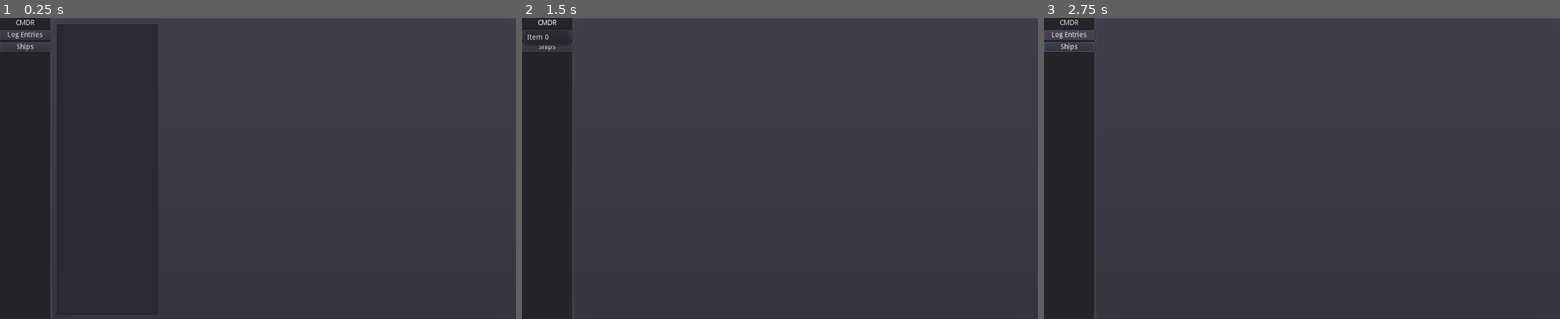
Above: before the commit, frames 1-3 (left to right).
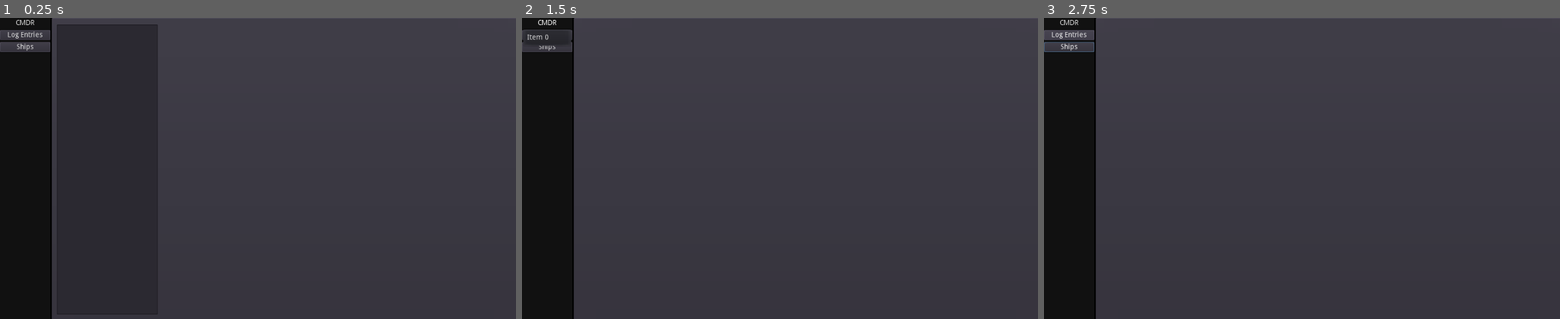
Above: after the commit, the same moments.

Repository: DigitalKI/EDTPT
Game: Godot game, scene res://MainContainer.tscn
Same seed, same stepped clock (60 frames per second), same inputs: the game is played once before the commit and once after it.
Inputs:
- Up to frame 1 (0.25 s): no input
- Up to frame 2 (1.5 s): click "Ships" at 0.5 s; click "CMDR" at 1.25 s
- Up to frame 3 (2.75 s): click "Log Entries" at 2 s

The runs differ from the first frame. In frame 1, 0.4% of the frame differs, in the area x 9-11%, y 0-100%; in frame 2, 0.4%; in frame 3, 0.4%.

Commit message:
Transparency

Diff:
--- a/MainContainer.gd
+++ b/MainContainer.gd
@@ -3,6 +3,7 @@
 
 # Called when the node enters the scene tree for the first time.
 func _ready():
+	get_tree().get_root().set_transparent_background(true)
 	pass # Replace with function body.
 
 
--- a/MainContainer.tscn
+++ b/MainContainer.tscn
@@ -1,12 +1,17 @@
-[gd_scene load_steps=4 format=2]
+[gd_scene load_steps=6 format=2]
 
 [ext_resource path="res://TabScreens/JournalReader.tscn" type="PackedScene" id=1]
 [ext_resource path="res://MainContainer.gd" type="Script" id=2]
 [ext_resource path="res://TabScreens/Ships.tscn" type="PackedScene" id=3]
+[ext_resource path="res://TabScreens/DefaultTheme.tres" type="Theme" id=4]
+
+[sub_resource type="StyleBoxFlat" id=1]
+bg_color = Color( 0.6, 0.6, 0.6, 0.113725 )
 
 [node name="MainContainer" type="HBoxContainer"]
 anchor_right = 1.0
 anchor_bottom = 1.0
+theme = ExtResource( 4 )
 script = ExtResource( 2 )
 __meta__ = {
 "_edit_use_anchors_": false
@@ -17,6 +22,8 @@
 margin_bottom = 600.0
 rect_min_size = Vector2( 100, 0 )
 size_flags_vertical = 3
+theme = ExtResource( 4 )
+custom_styles/panel = SubResource( 1 )
 __meta__ = {
 "_edit_use_anchors_": false
 }
@@ -24,6 +31,7 @@
 [node name="VBoxContainer" type="VBoxContainer" parent="Panel"]
 anchor_right = 1.0
 anchor_bottom = 1.0
+theme = ExtResource( 4 )
 __meta__ = {
 "_edit_use_anchors_": false
 }
--- /dev/null
+++ b/TabScreens/DefaultTheme.tres
@@ -0,0 +1,4 @@
+[gd_resource type="Theme" format=2]
+
+[resource]
+Panel/colors/ = Color( 0, 0, 0, 0.294118 )
--- a/TabScreens/Ships.gd
+++ b/TabScreens/Ships.gd
@@ -4,6 +4,9 @@
 
 # Called when the node enters the scene tree for the first time.
 func initialize_ships_tab():
+	for shipb in $MarginContainer/HBoxContainer/ScrollContainer/VBoxContainer.get_children():
+		shipb.queue_free()
+
 	for ship in data_reader.ships_manager.current_stored_ships:
 		var ship_dct : Dictionary = data_reader.ships_manager.current_stored_ships[ship]
 		print(data_reader.ships_manager.current_stored_ships[ship])
--- a/project.godot
+++ b/project.godot
@@ -46,9 +46,16 @@
 
 data_reader="*res://HelperModules/DataReader.gd"
 
+[display]
+
+window/per_pixel_transparency/allowed=true
+window/per_pixel_transparency/enabled=true
+
 [global]
 
 font=false
+display=false
+transparen=false
 
 [physics]
 
